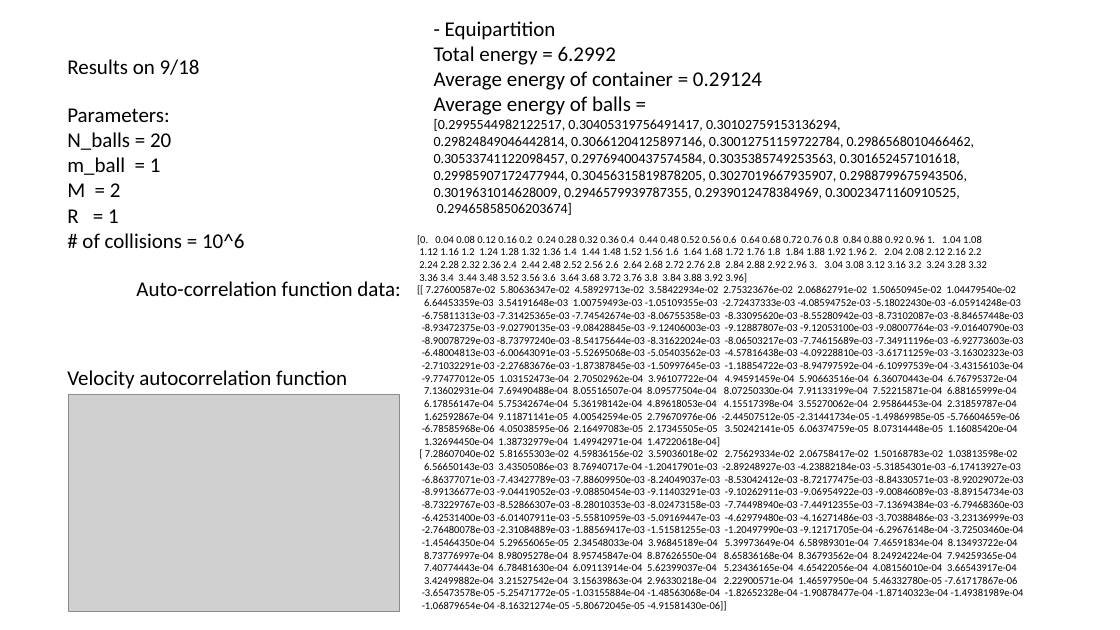
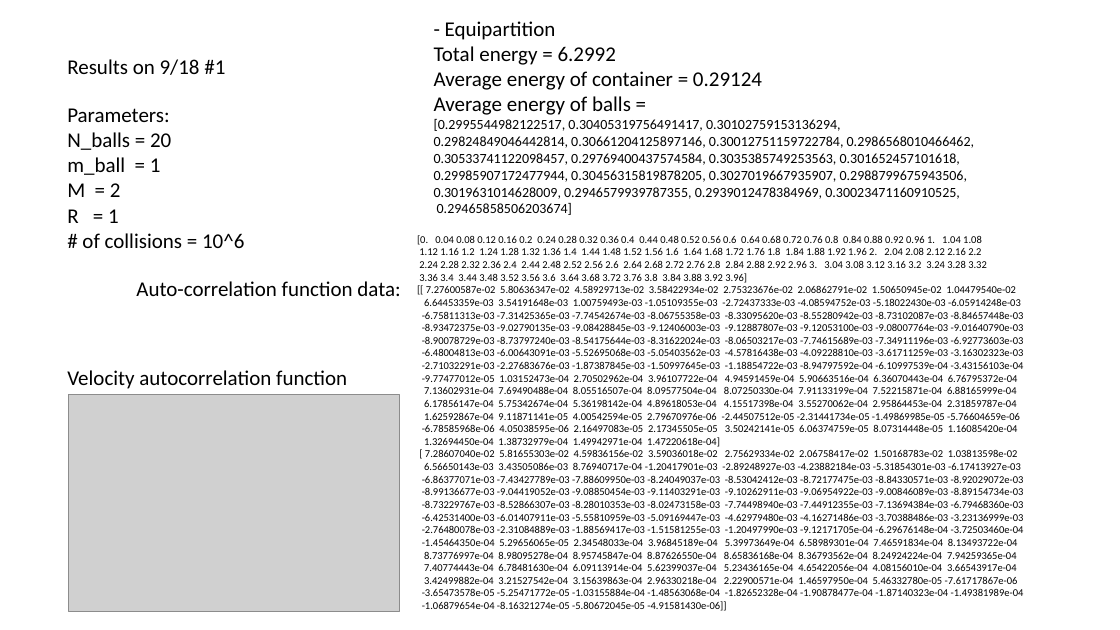
Before and after one commit to hkwu6013/Heat-conductivity-project, a slide deck: slide 1 of Reports/results on 9.18.pptx. Drawn at 1120x630 pixels with LibreOffice and Linux fonts; fonts in the diff are those of the drawing; grey boxes stand for pictures. Boxes give left, top, right and bottom in pixels: in the first picture for what was removed or moved away, otherwise in the second. Text is boxed around its words. In the diff, an @@ line names an element or a change of style, - is before the commit and + after.

```diff
--- a/Reports/results on 9.18.pptx
+++ b/Reports/results on 9.18.pptx
@@ text at (x1=67, y1=59, x2=225, y2=75): text changed @@
-Results on 9/18
+Results on 9/18 #1
```
Also in this commit, not shown: 1 other slide changed, 2 slides added, 2 other files.
